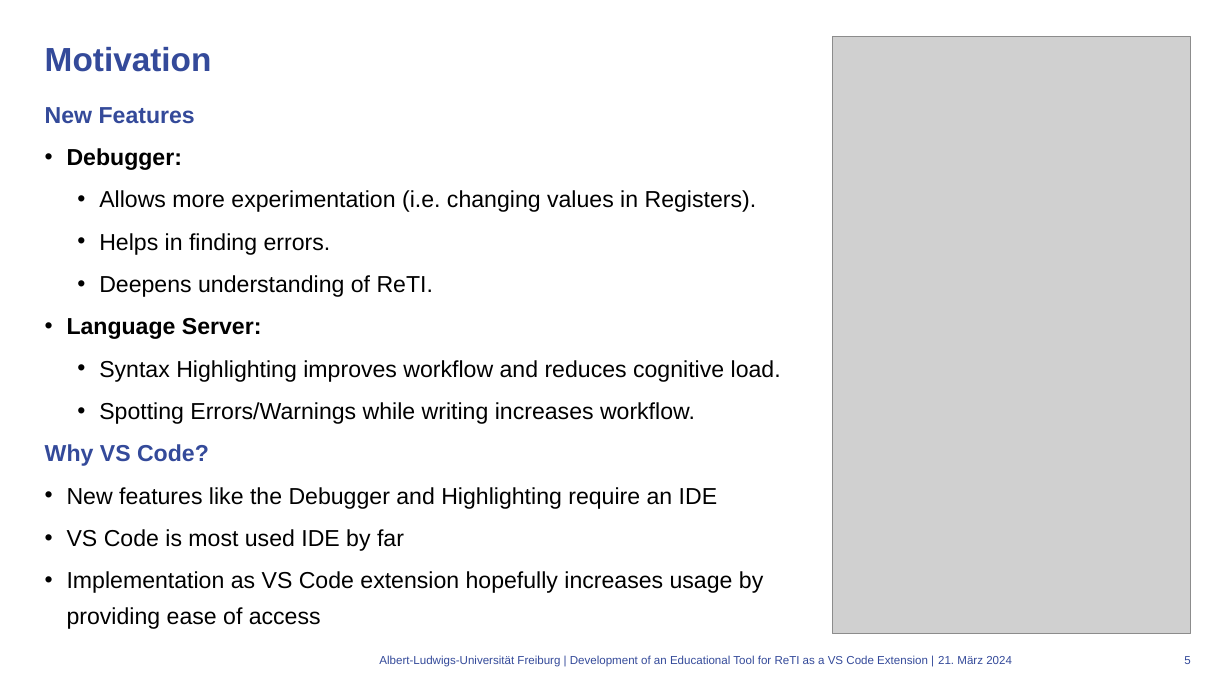
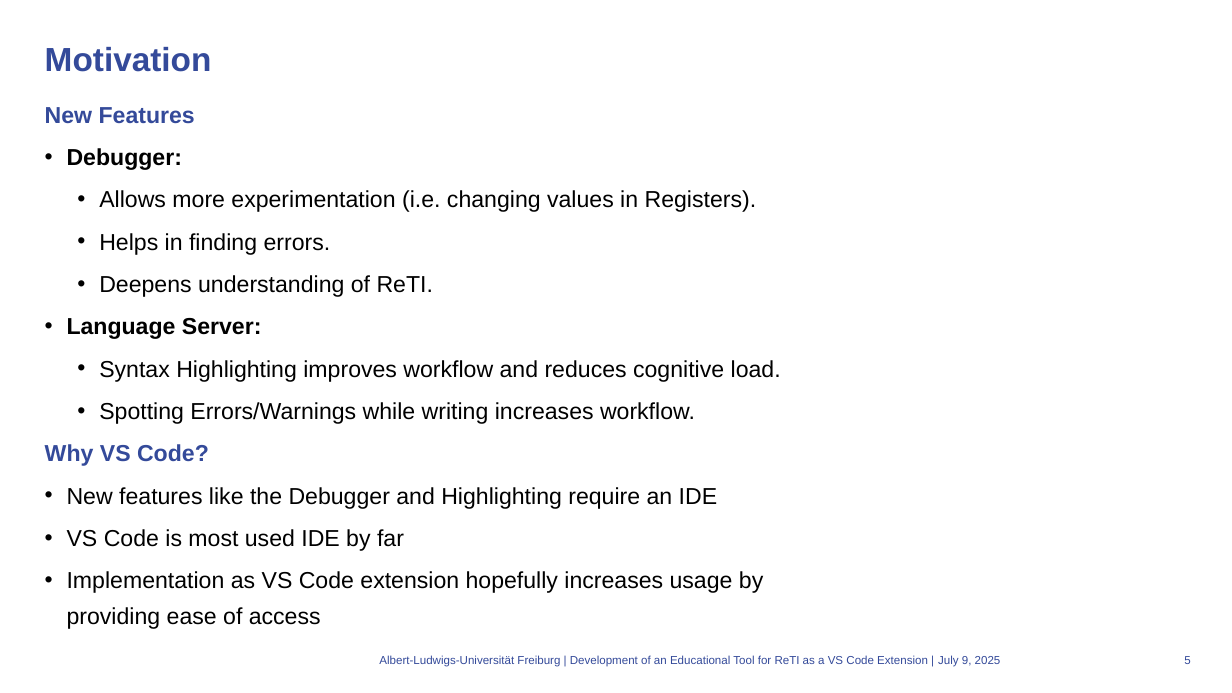
Before and after one commit to mlt279/vscode-reti, a slide deck: slide 5 of presentation/presentation.odp. Drawn at 1232x693 pixels with LibreOffice and Linux fonts; fonts in the diff are those of the drawing; grey boxes stand for pictures; background and template pictures are left out. Boxes give left, top, right and bottom in pixels: in the first picture for what was removed or moved away, otherwise in the second. Text is boxed around its words. In the diff, an @@ line names an element or a change of style, - is before the commit and + after.

```diff
--- a/presentation/presentation.odp
+++ b/presentation/presentation.odp
@@ picture removed at box(833, 37, 1191, 634) @@
@@ text at box(938, 655, 1001, 667): text changed @@
-21. März 2024
+July 9, 2025
```
Also in this commit, not shown: 6 other slides changed, 4 other files.
